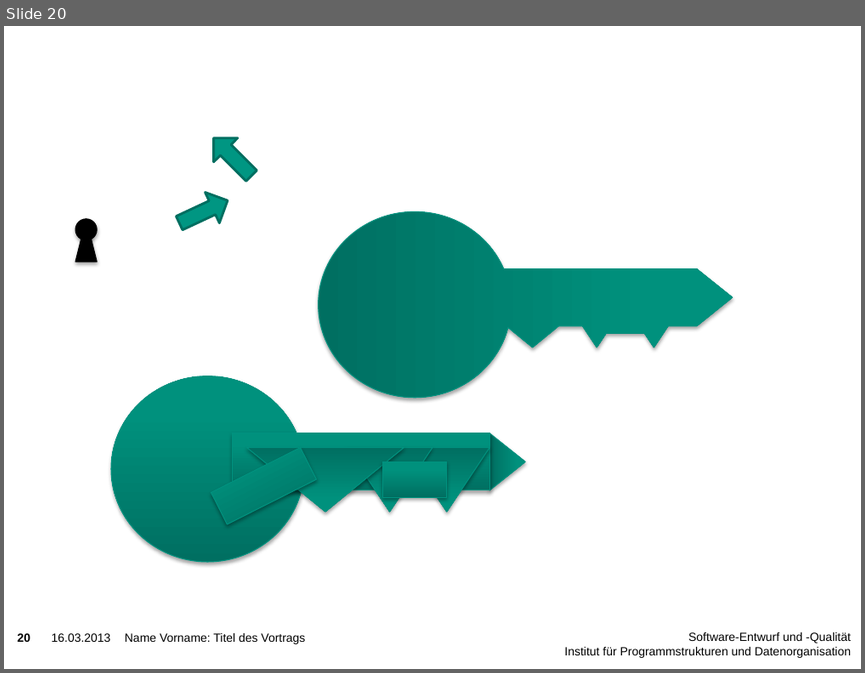
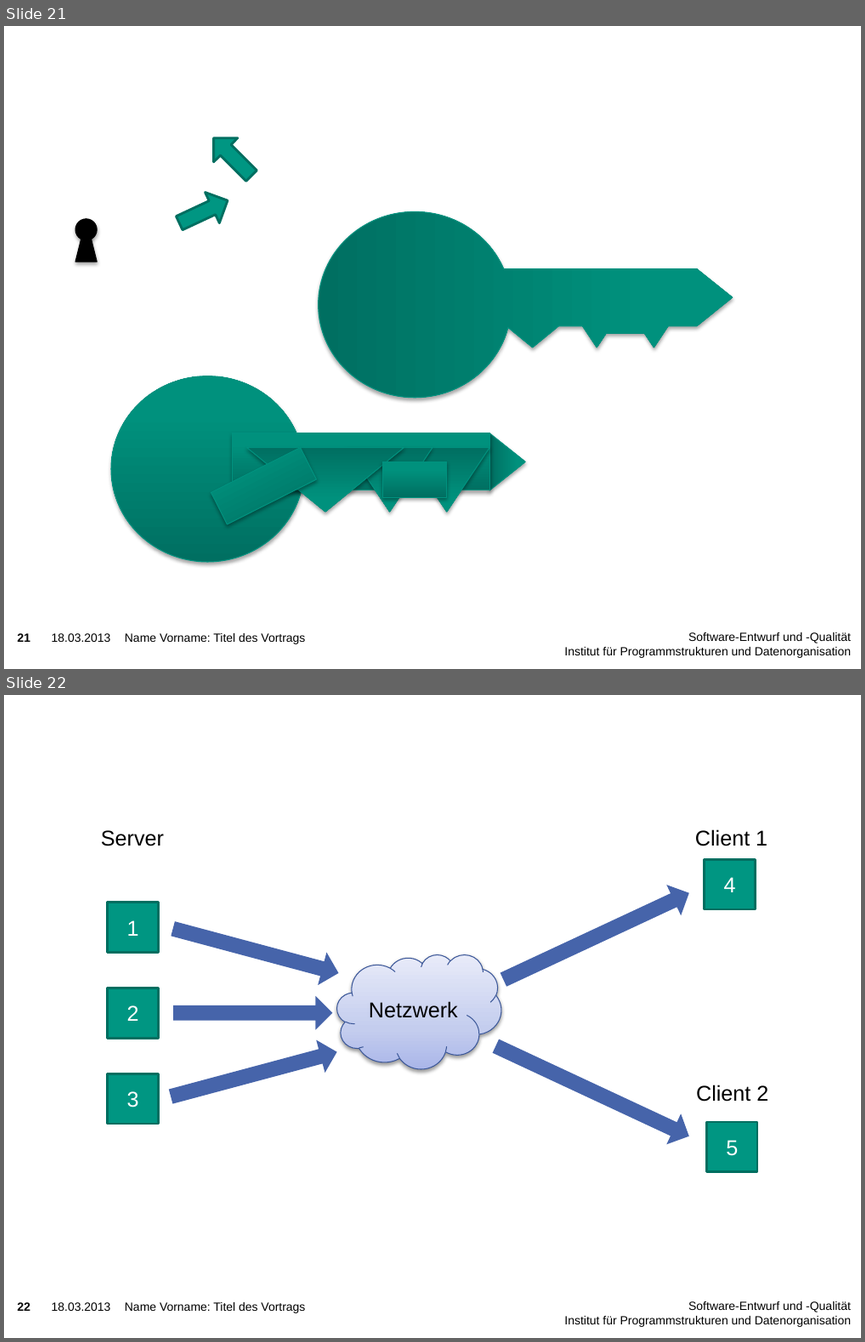
Before and after one commit to niklasb/pse-broadcast-encryption, a slide deck: praesentation/pse-abschluss.pptx. Shown one above the other, each under a label of ours: slide 20 before the commit, slides 21 and 22 after it. The pictures are 865x673 and 865x1342 pixels, drawn with LibreOffice and Linux fonts; fonts in the diff are those of the drawing; background and template pictures are left out. Boxes give left, top, right and bottom in pixels: in the first picture for what was removed or moved away, otherwise in the second. Text is boxed around its words. In the diff, an @@ line names an element or a change of style, - is before the commit and + after.

Commit message:
update to presentation

```diff
--- a/praesentation/pse-abschluss.pptx
+++ b/praesentation/pse-abschluss.pptx
@@ slide 22 added at [4, 695, 861, 1338], background picture (left out); not listed: 3 template elements that a slide beside it also shows @@
@@ text added at [101, 830, 164, 846], 18 pt, text #000000 @@
+Server
@@ text added at [695, 829, 767, 846], 18 pt, text #000000 @@
+Client 1
@@ rectangle added at [704, 860, 755, 909], fill #009682, outline #006F60 2 pt, 18 pt, text #FFFFFF @@
+4
@@ down arrow added at [496, 878, 696, 995], fill #4664AA @@
@@ rectangle added at [108, 902, 158, 952], fill #009682, outline #006F60 2 pt, 18 pt, text #FFFFFF @@
+1
@@ down arrow added at [169, 912, 343, 989], fill #4664AA @@
@@ cloud added at [337, 954, 502, 1068], fill gradient #ABB8E9 to #C5CDEE to #E8EBF9, outline #3B5799 0.75 pt, 18 pt, text #000000 @@
+Netzwerk
@@ rectangle added at [108, 988, 158, 1038], fill #009682, outline #006F60 2 pt, 18 pt, text #FFFFFF @@
+2
@@ down arrow added at [174, 996, 333, 1030], fill #4664AA @@
@@ down arrow added at [166, 1035, 341, 1113], fill #4664AA @@
@@ down arrow added at [488, 1031, 697, 1152], fill #4664AA @@
@@ rectangle added at [108, 1074, 158, 1123], fill #009682, outline #006F60 2 pt, 18 pt, text #FFFFFF @@
+3
@@ text added at [696, 1084, 768, 1101], 18 pt, text #000000 @@
+Client 2
@@ rectangle added at [707, 1122, 757, 1171], fill #009682, outline #006F60 2 pt, 18 pt, text #FFFFFF @@
+5
@@ text added at [125, 1302, 305, 1313], 10 pt, text #000000 @@
+Name Vorname: Titel des Vortrags
@@ what was slide 20 is now slide 21 @@
@@ slide 21 changed as well @@
@@ page number at [18, 633, 31, 641]: text changed @@
-20
+21
@@ text at [52, 633, 111, 641]: text changed @@
-16.03.2013
+18.03.2013
```
Also in this commit, not shown: 16 other slides changed, 3 other slides added, 2 slides removed, 1 other file.
